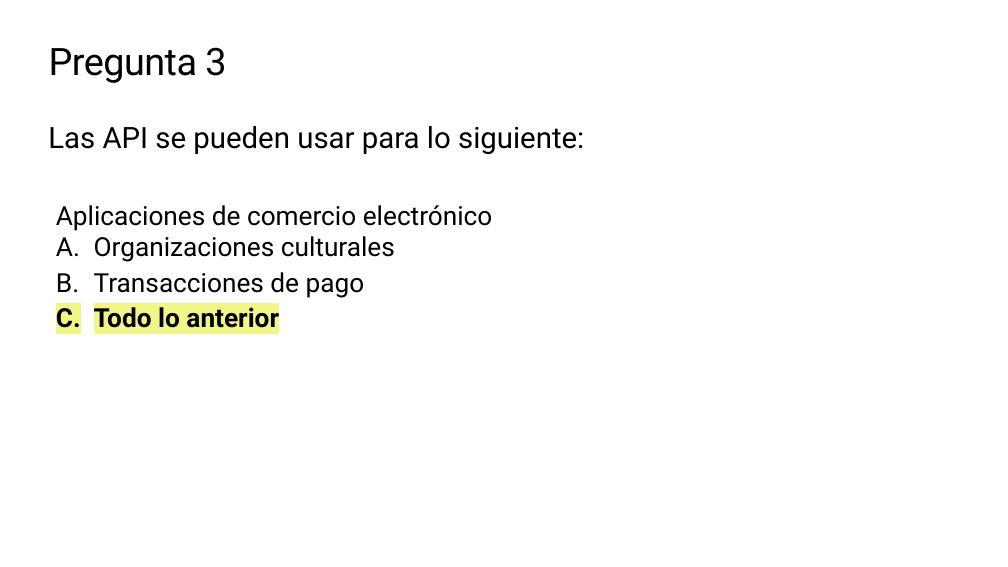
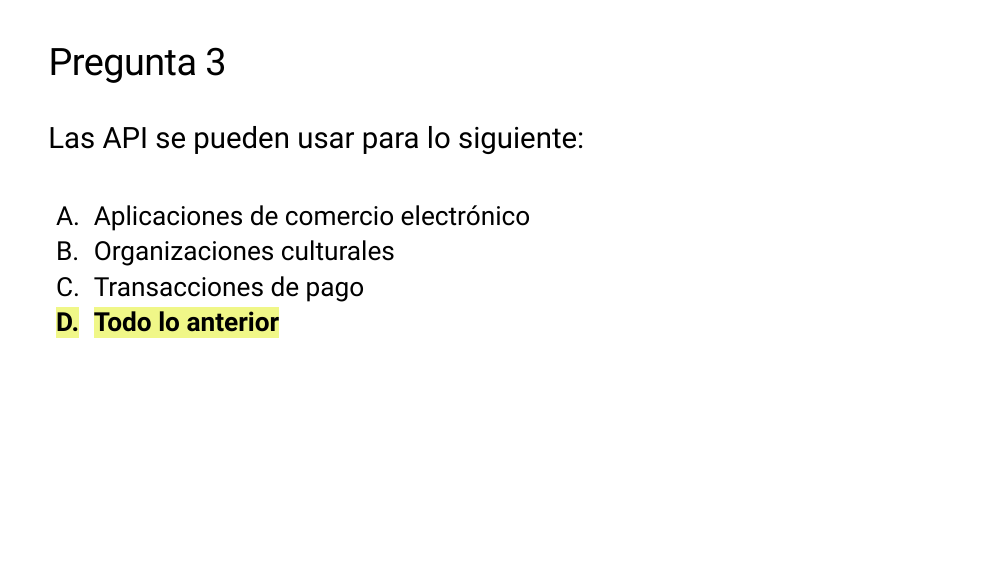
Before and after one commit to microsoft/workshop-library, a slide deck: slide 33 of short/explore-art-rest-api/translations/es/slides.es.pptx. Drawn at 1008x567 pixels with LibreOffice and Linux fonts; fonts in the diff are those of the drawing; background and template pictures are left out. Boxes give left, top, right and bottom in pixels: in the first picture for what was removed or moved away, otherwise in the second. Text is boxed around its words. In the diff, an @@ line names an element or a change of style, - is before the commit and + after.

```diff
--- a/short/explore-art-rest-api/translations/es/slides.es.pptx
+++ b/short/explore-art-rest-api/translations/es/slides.es.pptx
@@ text at bbox=[94, 205, 531, 338]: text changed @@
-  A. Aplicaciones de comercio electrónico
-     Organizaciones culturales
-  B. Transacciones de pago
-     Todo lo anterior
+  A. Aplicaciones de comercio electrónico
+  B. Organizaciones culturales
+  C. Transacciones de pago
+  D. Todo lo anterior
```
Also in this commit, not shown: 14 other slides changed, 2 other files.
